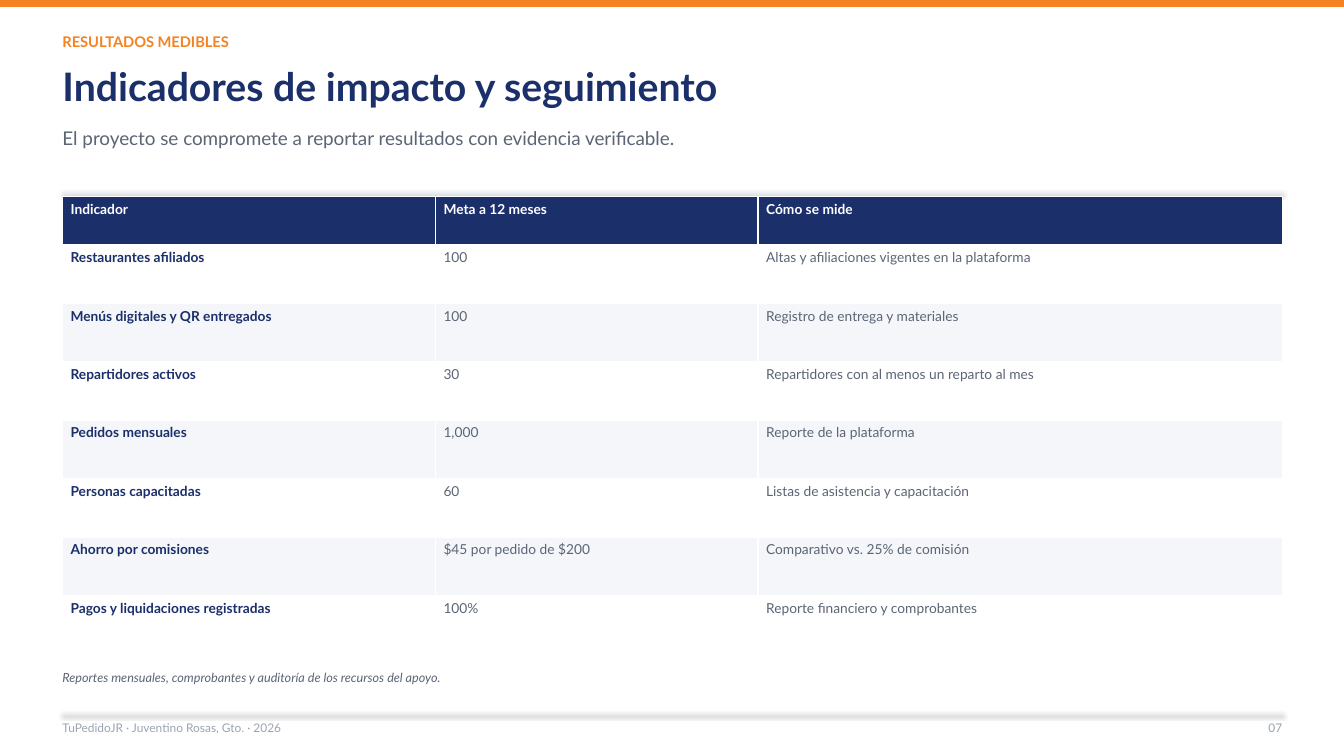
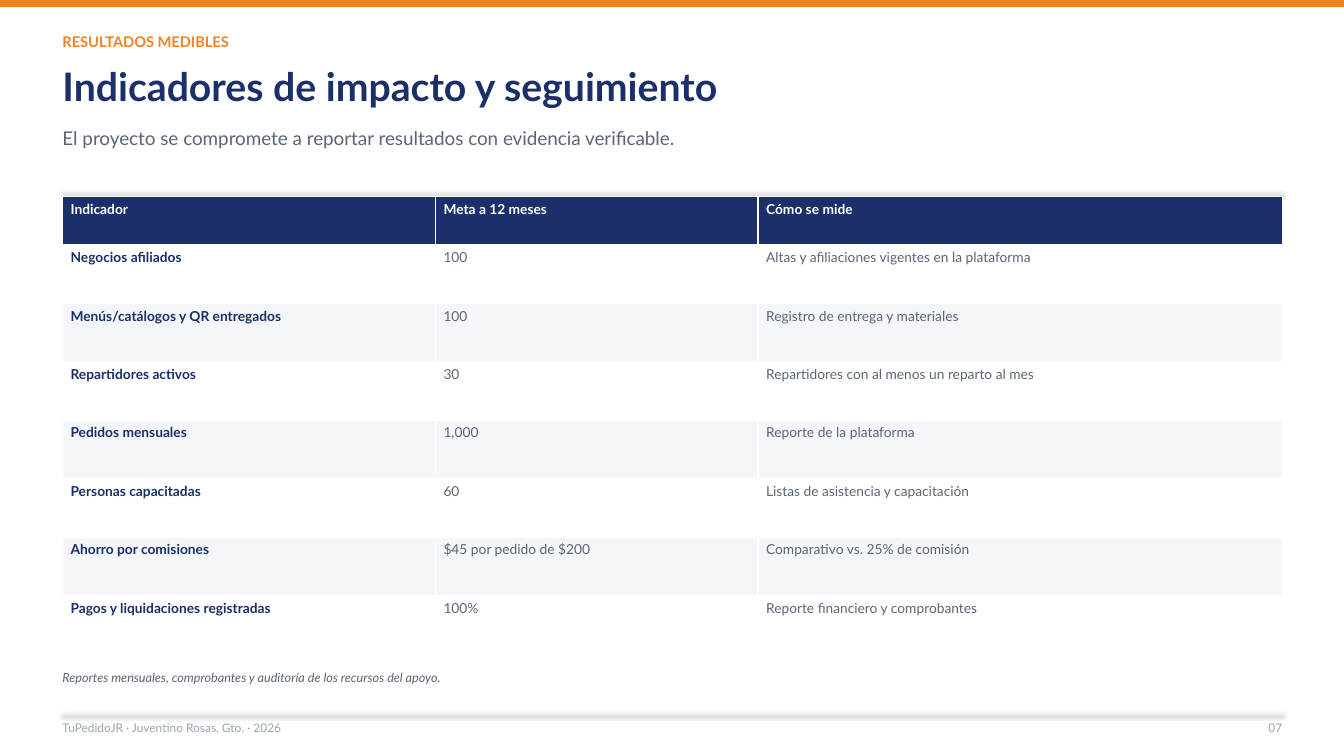
Before and after one commit to Lodoman-old/TuPedidoJR, a slide deck: slide 7 of docs/presentacion/TuPedidoJR_2026.pptx. Drawn at 1344x756 pixels with LibreOffice and Linux fonts; fonts in the diff are those of the drawing. Boxes give left, top, right and bottom in pixels: in the first picture for what was removed or moved away, otherwise in the second. Text is boxed around its words. In the diff, an @@ line names an element or a change of style, - is before the commit and + after.

```diff
--- a/docs/presentacion/TuPedidoJR_2026.pptx
+++ b/docs/presentacion/TuPedidoJR_2026.pptx
@@ table at (63, 197, 1282, 654) @@
-row 2, column 1: Restaurantes afiliados
+row 2, column 1: Negocios afiliados
-row 3, column 1: Menús digitales y QR entregados
+row 3, column 1: Menús/catálogos y QR entregados
```
Also in this commit, not shown: 8 other slides changed, 10 other files.
